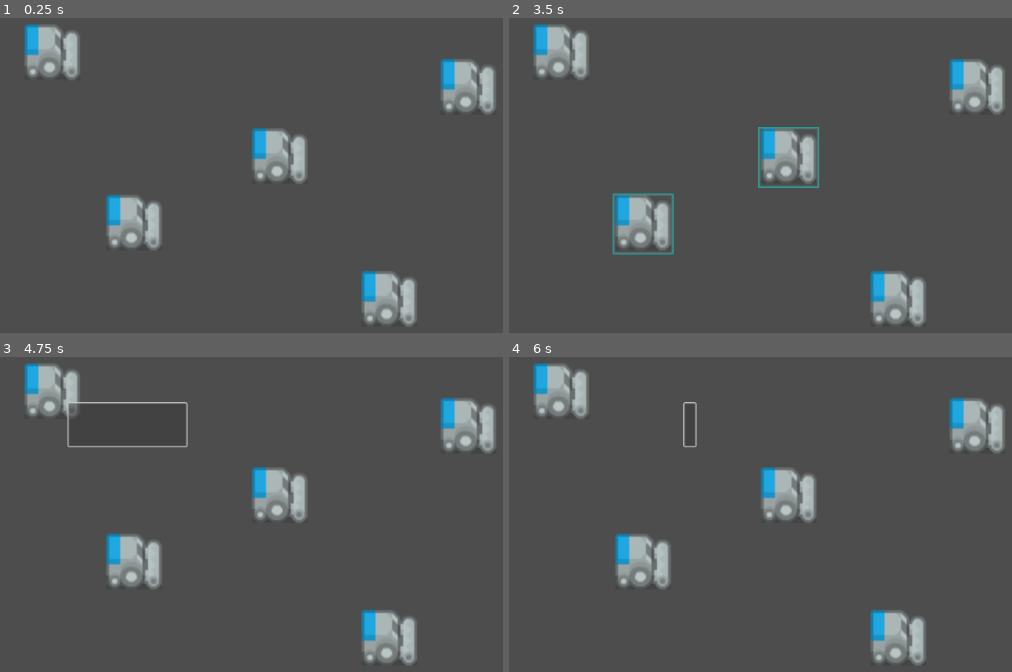
Above: before the commit, frames 1-4 (two rows, left to right).
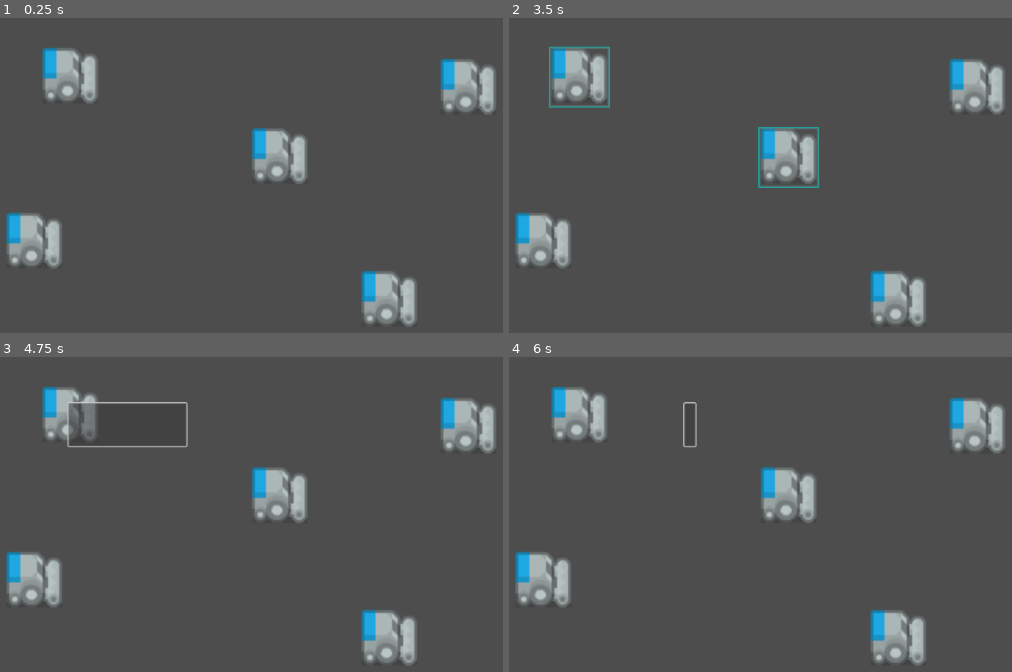
Above: after the commit, the same moments.

Repository: Merimytev/RTS
Game: Godot game, scene res://world.tscn
The game is run twice, just before and just after one commit, with the same random seed, the same clock (stepped at 60 frames per second) and the same inputs.
Inputs (mouse positions are in pixels of both pictures, inside the frame that each line leads up to):
- Up to frame 1 (0.25 s): no input
- Up to frame 2 (3.5 s): tap Enter at 0.5 s; drag from (559, 52) to (896, 77) at 0.52 s; drag from (976, 87) to (775, 266) at 1.27 s; move the mouse to (644, 222) at 2.02 s; click (644, 222) at 2.1 s; tap Space at 2.75 s; drag from (896, 301) to (574, 109) at 2.77 s
- Up to frame 3 (4.75 s): drag from (281, 495) to (347, 514) at 3.52 s; drag from (65, 448) to (186, 401) at 4.27 s
- Up to frame 4 (6 s): move the mouse to (856, 514) at 5.02 s; click (856, 514) at 5.1 s; tap Enter at 5.75 s; drag from (695, 401) to (654, 536) at 5.77 s

The runs differ from the first frame. In frame 1, 5.8% of the frame differs, in the area x 1-33%, y 1-80%; in frame 2, 6.4%; in frame 3, 5.5%; in frame 4, 5.8%.

Commit message:
Podvinyl

Diff:
--- a/world.tscn
+++ b/world.tscn
@@ -32,13 +32,13 @@
 [node name="Units" type="Node2D" parent="."]
 
 [node name="Unit" parent="Units" groups=["units"] instance=ExtResource("2_gs7jo")]
-position = Vector2(104, 105)
+position = Vector2(117, 122)
 
 [node name="Unit2" parent="Units" groups=["units"] instance=ExtResource("2_gs7jo")]
 position = Vector2(404, 130)
 
 [node name="Unit3" parent="Units" groups=["units"] instance=ExtResource("2_gs7jo")]
-position = Vector2(163, 228)
+position = Vector2(91, 241)
 
 [node name="Unit4" parent="Units" groups=["units"] instance=ExtResource("2_gs7jo")]
 position = Vector2(347, 283)
